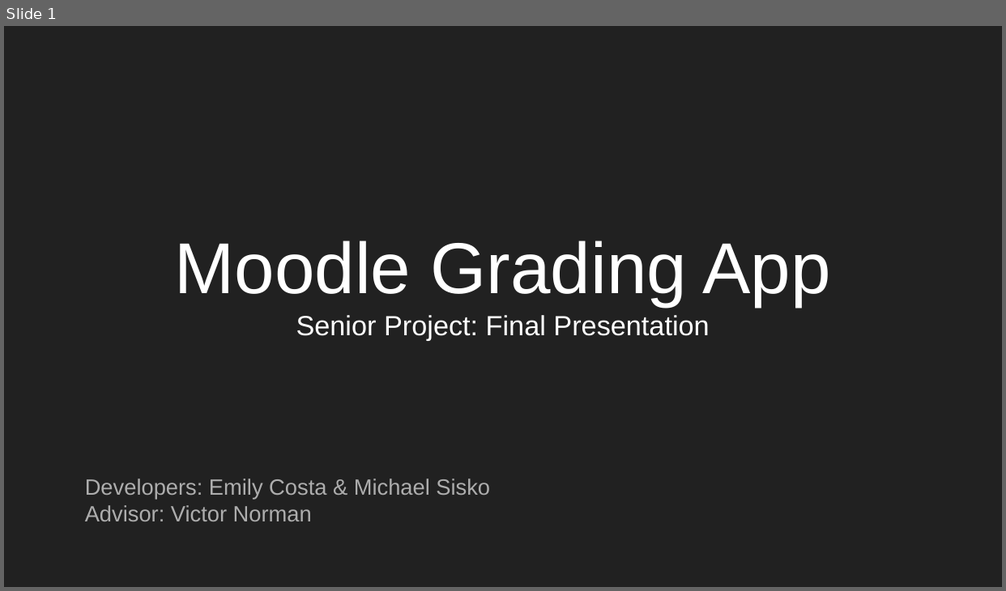
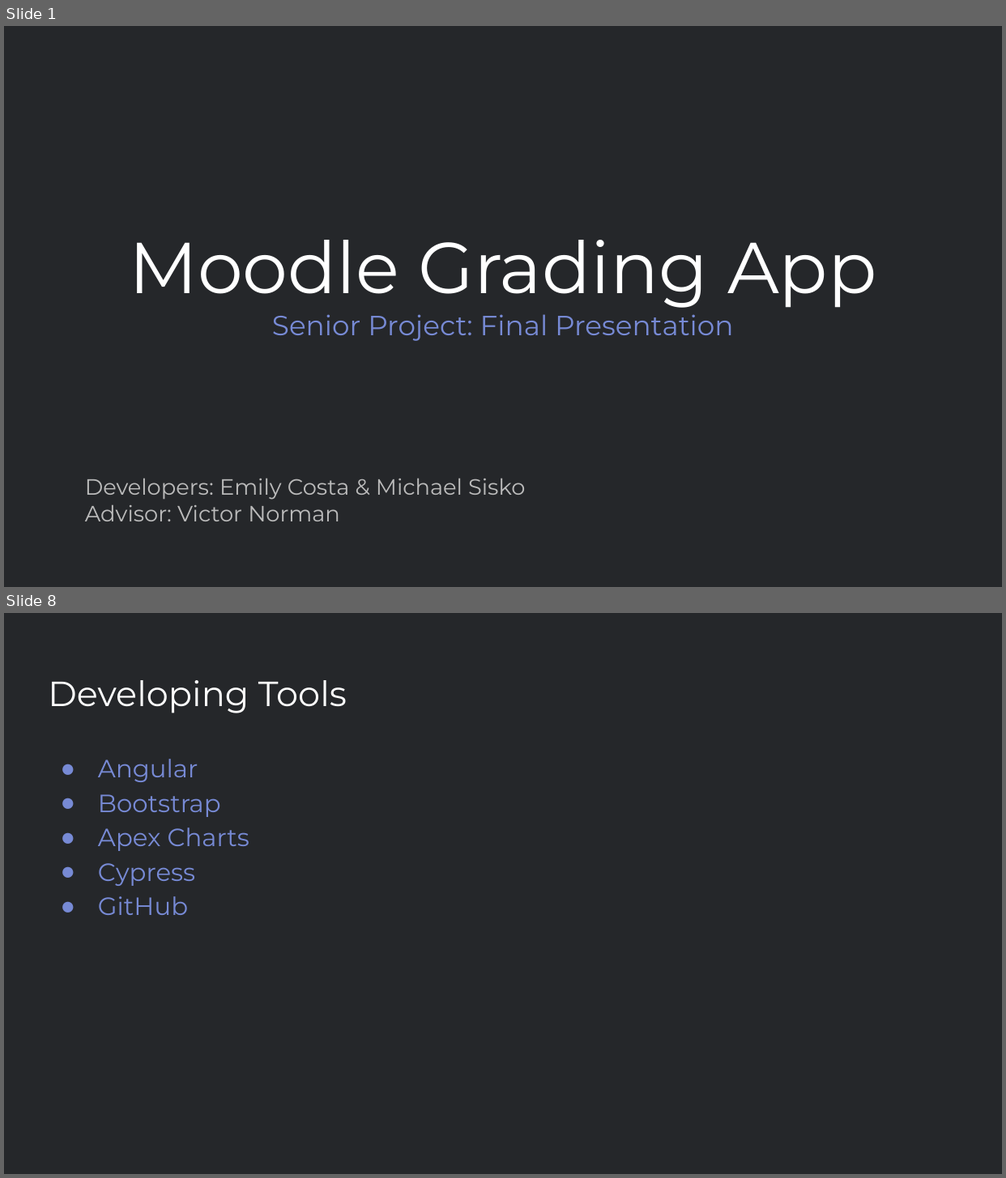
Before and after one commit to MoodleGradingApp/MoodleGradingApp, a slide deck: assets/presentation.pptx. Shown one above the other, each under a label of ours: slide 1 before the commit, slides 1 and 8 after it; the slides between them are not shown. The pictures are 1006x591 and 1006x1178 pixels, drawn with LibreOffice and Linux fonts; fonts in the diff are those of the drawing. Boxes give left, top, right and bottom in pixels: in the first picture for what was removed or moved away, otherwise in the second. Text is boxed around its words. In the diff, an @@ line names an element or a change of style, - is before the commit and + after.

```diff
--- a/assets/presentation.pptx
+++ b/assets/presentation.pptx
@@ slide 8 added at [4, 613, 1002, 1174], background #25272A @@
@@ title added at [48, 680, 347, 713], 25.2 pt, text #FFFFFF @@
+Developing Tools
@@ text added at [98, 759, 249, 915], 18 pt, text #778AD5 @@
+● Angular
+● Bootstrap
+● Apex Charts
+● Cypress
+● GitHub
@@ slide 1 changed as well @@
@@ background #212121 to #25272A @@
@@ title "Moodle Grading App" at [129, 240, 876, 341]: font Arial to Montserrat; text colour #FFFFFF to #778AD5 in "Senior Project: Final Presentation" @@
@@ subtitle "Developers: Emily Costa & Michael ..." at [85, 478, 525, 522]: font Arial to Montserrat, text colour #ADADAD to #BBBBBB @@
```
Also in this commit, not shown: 8 other slides added, 1 other file.
